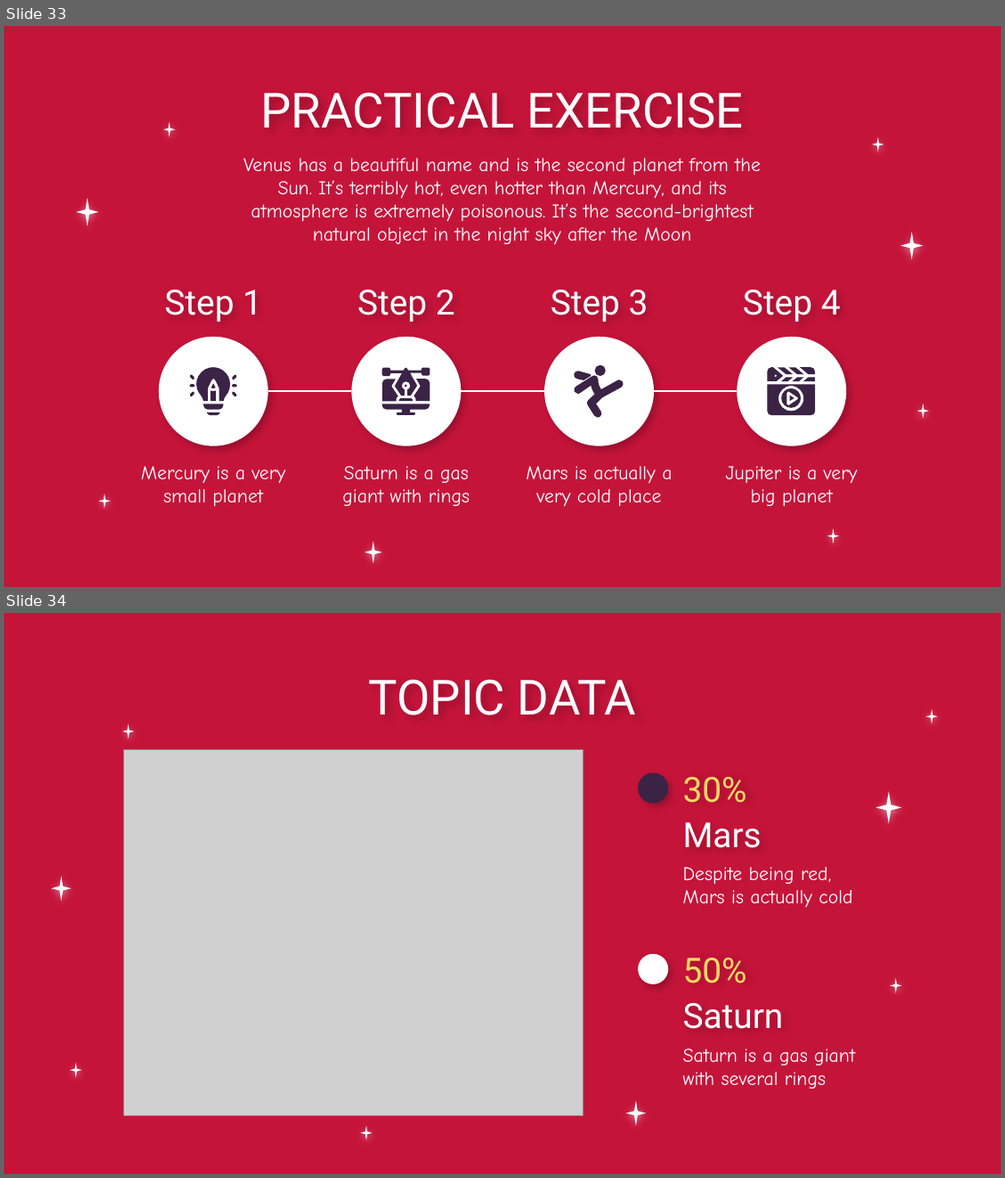
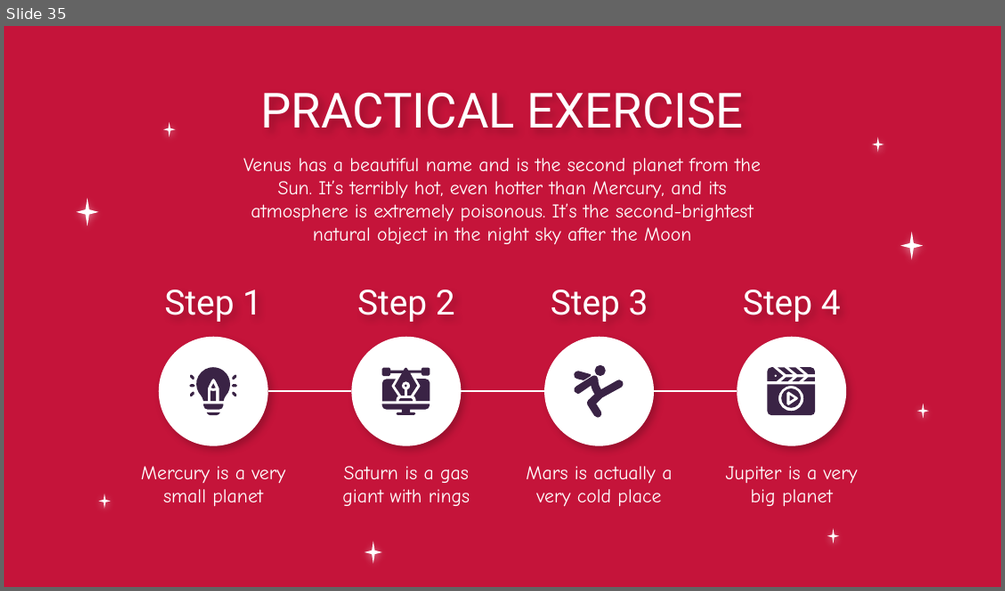
Before and after one commit to MiraPhilip12/Graduation_Project_ESLSCA, a slide deck: Milestone 4/Graduation_Project_Milestone4.pptx. Shown one above the other, each under a label of ours: slides 33 and 34 before the commit, slide 35 after it. The pictures are 1005x1178 and 1005x591 pixels, drawn with LibreOffice and Linux fonts; fonts in the diff are those of the drawing; grey boxes stand for pictures; background and template pictures are left out. Boxes give left, top, right and bottom in pixels: in the first picture for what was removed or moved away, otherwise in the second. Text is boxed around its words. In the diff, an @@ line names an element or a change of style, - is before the commit and + after.

```diff
--- a/Milestone 4/Graduation_Project_Milestone4.pptx
+++ b/Milestone 4/Graduation_Project_Milestone4.pptx
@@ slide 34 removed at (4,613,1001,1174), background picture (left out) @@
@@ title removed at (369,679,636,715) @@
-TOPIC DATA
@@ picture removed at (123,749,583,1115) @@
@@ ellipse removed at (638,772,669,803) @@
@@ text removed at (683,777,747,803) @@
-30%
@@ text removed at (683,822,761,848) @@
-Mars
@@ text removed at (683,867,852,907) @@
-Despite being red, Mars is actually cold
@@ ellipse removed at (638,954,669,985) @@
@@ text removed at (683,957,747,983) @@
-50%
@@ text removed at (683,1003,784,1029) @@
-Saturn
@@ text removed at (683,1048,855,1088) @@
-Saturn is a gas giant with several rings
@@ group removed at (51,709,938,1140): 8 stars @@
@@ what was slide 33 is now slide 35 @@
```
Also in this commit, not shown: 3 slides changed, 9 slides added, 11 other slides removed.
